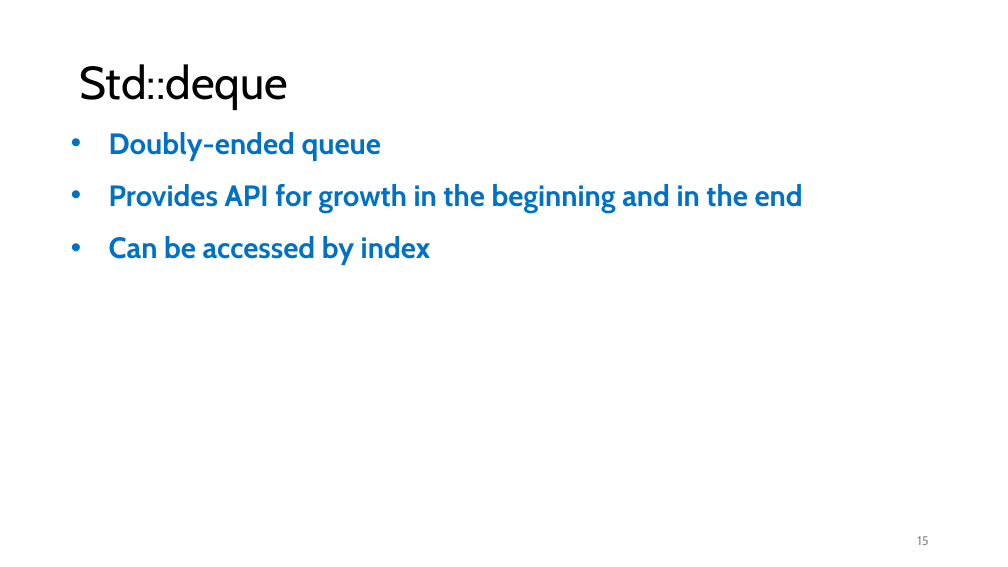
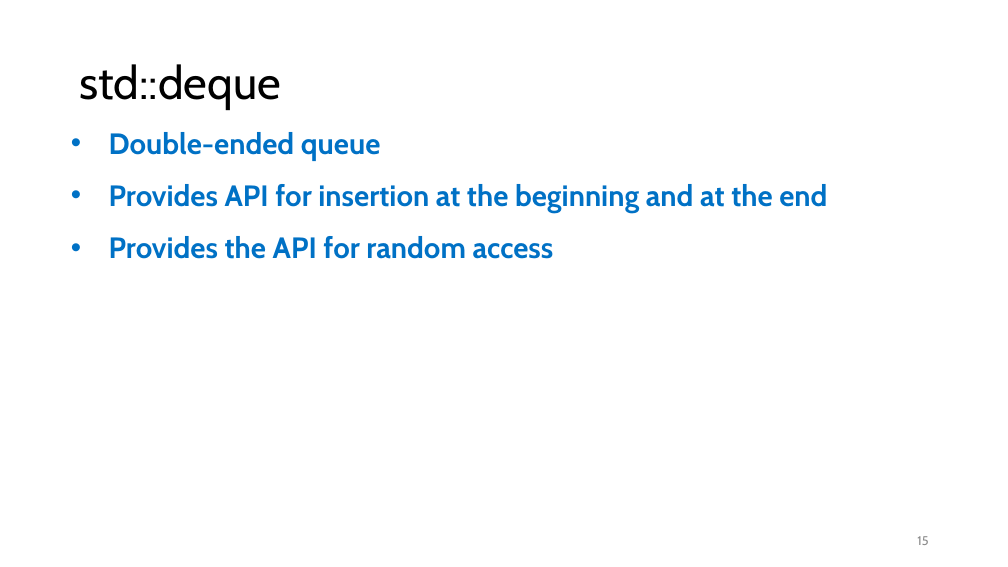
Before and after one commit to rarutyun/cpp-courses, a slide deck: slide 15 of 03_containrers_and_initialization/03_containers.pptx. Drawn at 1008x567 pixels with LibreOffice and Linux fonts; fonts in the diff are those of the drawing. Boxes give left, top, right and bottom in pixels: in the first picture for what was removed or moved away, otherwise in the second. Text is boxed around its words. In the diff, an @@ line names an element or a change of style, - is before the commit and + after.

```diff
--- a/03_containrers_and_initialization/03_containers.pptx
+++ b/03_containrers_and_initialization/03_containers.pptx
@@ title at [79,64,281,110]: text changed @@
-Std::deque
+std::deque
@@ text at [109,132,827,259]: text changed @@
-• Doubly-ended queue
-• Provides API for growth in the beginning and in the end
-• Can be accessed by index
+• Double-ended queue
+• Provides API for insertion at the beginning and at the end
+• Provides the API for random access
```
Also in this commit, not shown: 13 other slides changed, 2 slides added, 2 slides removed.
